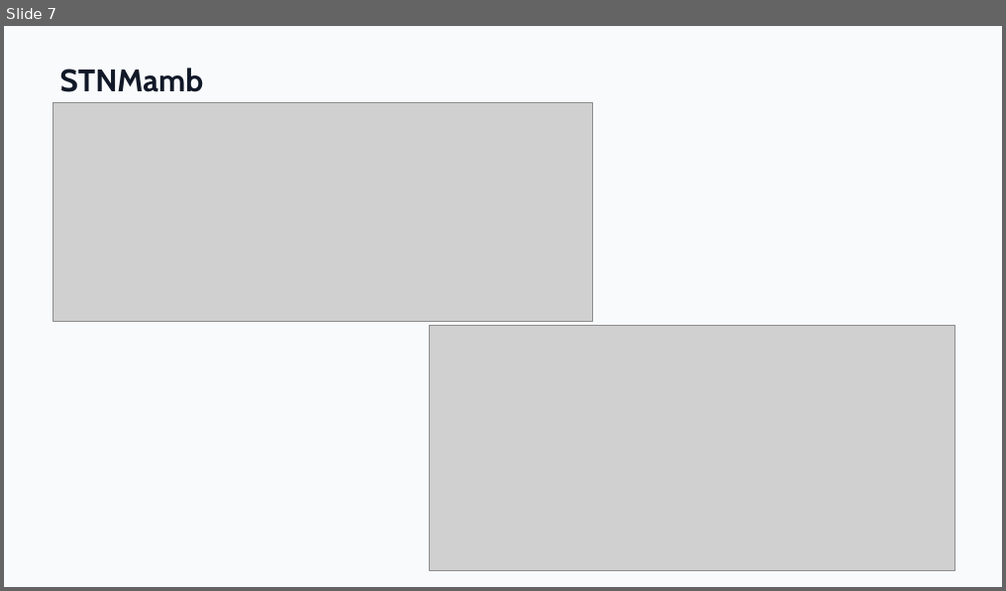
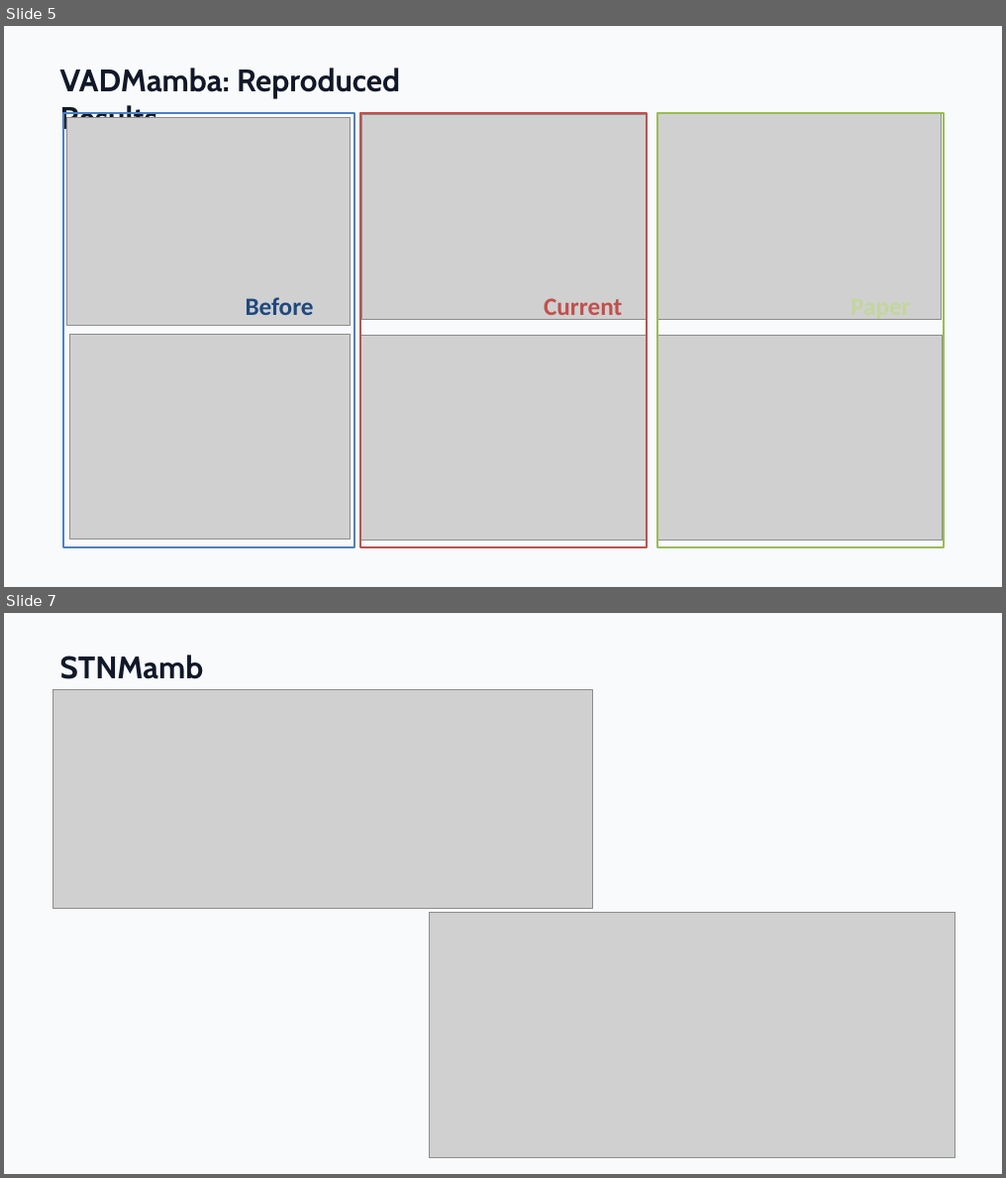
Before and after one commit to zeroxred/research, a slide deck: presentations/08_weekly_summary_stnmamba.pptx. Shown one above the other, each under a label of ours: slide 7 before the commit, slides 5 and 7 after it; the slides between them are not shown. The pictures are 1006x591 and 1006x1178 pixels, drawn with LibreOffice and Linux fonts; fonts in the diff are those of the drawing; grey boxes stand for pictures. Boxes give left, top, right and bottom in pixels: in the first picture for what was removed or moved away, otherwise in the second. Text is boxed around its words. In the diff, an @@ line names an element or a change of style, - is before the commit and + after.

```diff
--- a/presentations/08_weekly_summary_stnmamba.pptx
+++ b/presentations/08_weekly_summary_stnmamba.pptx
@@ slide 5 added at box(4, 26, 1002, 587), background #F8FAFC @@
@@ text added at box(60, 68, 400, 136), 30 pt, text #111827, bold @@
+VADMamba: Reproduced Results
@@ group added at box(63, 113, 944, 548): 6 pictures, 3 rectangles, 3 texts @@
+Before
+Current
+Paper
```
Also in this commit, not shown: 2 slides changed, 1 slide removed.
